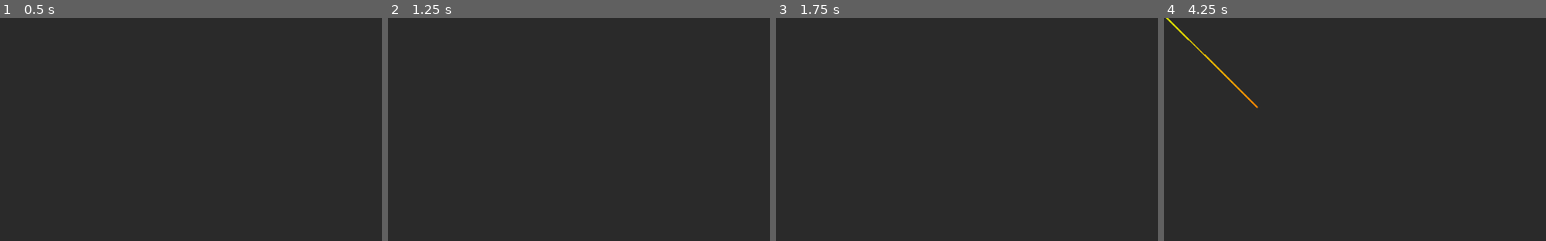
Above: before the commit, frames 1-4 (left to right).
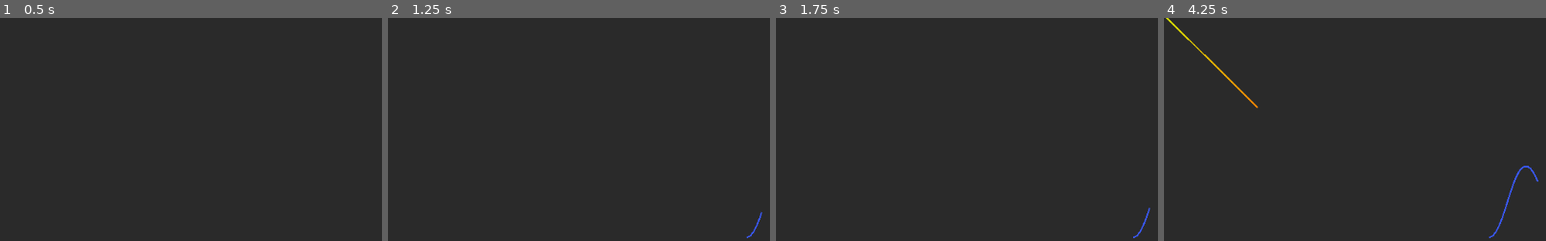
Above: after the commit, the same moments.

Repository: NuclearPhoenixx/Physics-Pendulum
Game: Godot game, scene res://main.tscn
The game is run twice, just before and just after one commit, with the same random seed, the same clock (stepped at 60 frames per second) and the same inputs.
Inputs:
- Up to frame 1 (0.5 s): no input
- Up to frame 2 (1.25 s): click "START" at 0.5 s
- Up to frame 3 (1.75 s): click "STOP" at 1.25 s
- Up to frame 4 (4.25 s): click "START" at 2 s; click "STOP" at 2.75 s; click "START" at 3.5 s
The pictures show only the part of the screen within x 50-100%, y 50-100%; the shares and areas given below are measured in that part.

Frame 1 is identical in both runs. In frame 2, less than 0.1% of the frame differs, in the area x 93-98%, y 86-99%; in frame 3, less than 0.1%; in frame 4, 0.3%, in the area x 85-98%, y 66-99%.

Commit message:
add oscillation graph

Diff:
--- a/gui/angular_v_stat.gd
+++ b/gui/angular_v_stat.gd
@@ -3,5 +3,5 @@
 onready var pendulum = get_tree().get_root().get_node("Node2D/CenterContainer/Pendulum")
 
 # UPDATE ANGULAR VELOCITY OF THE PENDULUM
-func _physics_process(delta):
+func _process(delta):
 	self.text = "Angular velocity: " + String(stepify(-pendulum.phi_first,0.01)) + " rad/s"
--- /dev/null
+++ b/gui/graph.gd
@@ -0,0 +1,27 @@
+extends Line2D
+
+onready var pendulum = get_tree().get_root().get_node("Node2D/CenterContainer/Pendulum")
+onready var amplitude = get_tree().get_root().get_node("Node2D/CtrlHUD/Settings/Angle")
+
+var speed = 0.5 #moving speed of the graph
+
+# RE-DRAW THE WHOLE GRAPH
+func update_graph():
+	var i = 0
+
+	while i < get_point_count(): #re-draw all points with time
+		set_point_position(i, get_point_position(i) + Vector2(-speed,0))
+
+		var window = OS.window_size.x - 30
+		if abs(get_point_position(i).x) > window: #remove all points outside of the window - garbage collection
+			remove_point(i)
+
+		i += 1
+
+# UPDATE THE GRAPH EACH FRAME WITH NEW DATA
+func _physics_process(delta):
+	update_graph() #re-draw the graph
+
+	var factor = 100 / (2 * abs(float(amplitude.text) * PI / 180)) #compute factor so that graph is same size for every amplitude
+	var new_point = Vector2(0, pendulum.phi * factor) #update point position with new data
+	add_point(new_point)
--- a/gui/phi_stat.gd
+++ b/gui/phi_stat.gd
@@ -3,5 +3,5 @@
 onready var pendulum = get_tree().get_root().get_node("Node2D/CenterContainer/Pendulum")
 
 # UPDATE ANGLE OF PHI IN DEGREES
-func _physics_process(delta):
+func _process(delta):
 	self.text = "Angle: " + String(stepify(-pendulum.phi * 180 / PI,0.01)) + " °"
--- a/gui/play_pause.gd
+++ b/gui/play_pause.gd
@@ -1,17 +1,17 @@
 extends Button
 
-onready var pendulum = get_tree().get_root().get_node("Node2D/CenterContainer/Pendulum")
 onready var time_stat = get_tree().get_root().get_node("Node2D/StatHUD/Time")
 
 # ON LOAD STOP SIMULATION
 func _ready():
-	pendulum.set_physics_process(false)
-	time_stat.set_physics_process(false)
+	get_tree().paused = true
+	time_stat.set_process(false)
 
 # SIMULATION TIME CONTROL
 func _toggled(button_pressed):
-	pendulum.set_physics_process(button_pressed)
-	time_stat.set_physics_process(button_pressed)
+	get_tree().paused = !button_pressed
+	time_stat.set_process(button_pressed)
+
 	if button_pressed:
 		self.text = "STOP"
 	else:
--- a/gui/time_stat.gd
+++ b/gui/time_stat.gd
@@ -3,6 +3,6 @@
 var t = 0 #start time t_0=0
 
 # UPDATE PENDULUM RUNTIME
-func _physics_process(delta):
+func _process(delta):
 	t += delta
 	self.text = "Time: " + String(stepify(t,0.01)) + " s"
--- a/gui/velocity_stat.gd
+++ b/gui/velocity_stat.gd
@@ -3,5 +3,5 @@
 onready var pendulum = get_tree().get_root().get_node("Node2D/CenterContainer/Pendulum")
 
 # UPDATE VELOCITY OF THE PENDULUM TIP
-func _physics_process(delta):
+func _process(delta):
 	self.text = "Tip velocity: " + String(stepify(-pendulum.phi_first * pendulum.L,0.01)) + " m/s"
--- a/main.tscn
+++ b/main.tscn
@@ -12,6 +12,7 @@
 [ext_resource path="res://gui/set_length.gd" type="Script" id=10]
 [ext_resource path="res://gui/set_velocity.gd" type="Script" id=11]
 [ext_resource path="res://gui/set_damp.gd" type="Script" id=12]
+[ext_resource path="res://gui/graph.gd" type="Script" id=13]
 
 [sub_resource type="Gradient" id=1]
 offsets = PoolRealArray( 0, 0.97351, 1 )
@@ -62,6 +63,7 @@
 script = ExtResource( 3 )
 
 [node name="Angle" type="Label" parent="StatHUD"]
+pause_mode = 2
 margin_top = 18.0
 margin_right = 59.0
 margin_bottom = 32.0
@@ -69,6 +71,7 @@
 script = ExtResource( 4 )
 
 [node name="Velocity" type="Label" parent="StatHUD"]
+pause_mode = 2
 margin_top = 36.0
 margin_right = 59.0
 margin_bottom = 50.0
@@ -76,6 +79,7 @@
 script = ExtResource( 5 )
 
 [node name="AngularV" type="Label" parent="StatHUD"]
+pause_mode = 2
 margin_top = 54.0
 margin_right = 59.0
 margin_bottom = 68.0
@@ -83,6 +87,8 @@
 script = ExtResource( 6 )
 
 [node name="CtrlHUD" type="HBoxContainer" parent="."]
+pause_mode = 2
+editor/display_folded = true
 anchor_left = 1.0
 anchor_right = 1.0
 margin_left = -288.0
@@ -94,6 +100,7 @@
 margin_bottom = 108.0
 
 [node name="HBoxContainer" type="HBoxContainer" parent="CtrlHUD/Buttons"]
+editor/display_folded = true
 margin_right = 116.0
 margin_bottom = 20.0
 
@@ -177,6 +184,7 @@
 text = "µ = "
 
 [node name="Settings" type="VBoxContainer" parent="CtrlHUD"]
+editor/display_folded = true
 margin_left = 174.0
 margin_right = 232.0
 margin_bottom = 108.0
@@ -206,6 +214,20 @@
 margin_right = 58.0
 margin_bottom = 108.0
 script = ExtResource( 12 )
+
+[node name="Container" type="MarginContainer" parent="."]
+anchor_left = 1.0
+anchor_top = 1.0
+anchor_right = 1.0
+anchor_bottom = 1.0
+margin_left = -15.0
+margin_top = -55.0
+
+[node name="Graph" type="Line2D" parent="Container"]
+width = 2.0
+default_color = Color( 0.231373, 0.356863, 1, 1 )
+texture_mode = 1063256064
+script = ExtResource( 13 )
 [connection signal="text_entered" from="CtrlHUD/Settings/Angle" to="CtrlHUD/Settings/Angle" method="_on_Angle_text_entered"]
 [connection signal="text_entered" from="CtrlHUD/Settings/Length" to="CtrlHUD/Settings/Length" method="_on_Length_text_entered"]
 [connection signal="text_entered" from="CtrlHUD/Settings/Velocity" to="CtrlHUD/Settings/Velocity" method="_on_Velocity_text_entered"]
Not shown: 1 places in main.tscn that only renumber resources
Not shown, changed: docs/index.pck
